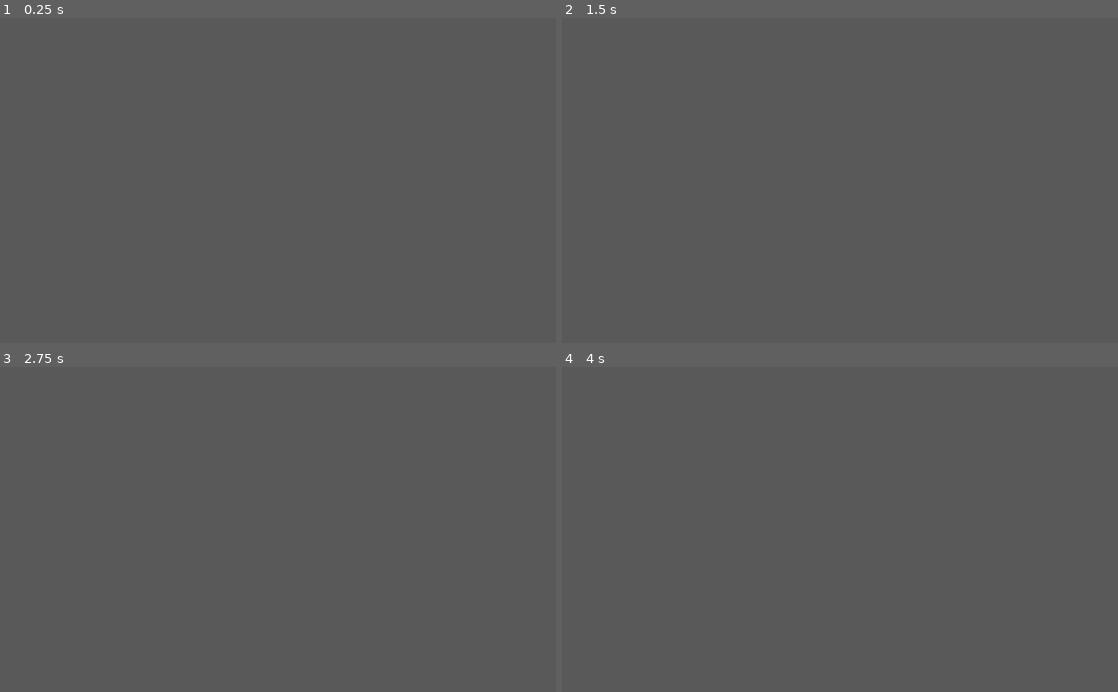
Above: before the commit, frames 1-4 (two rows, left to right).
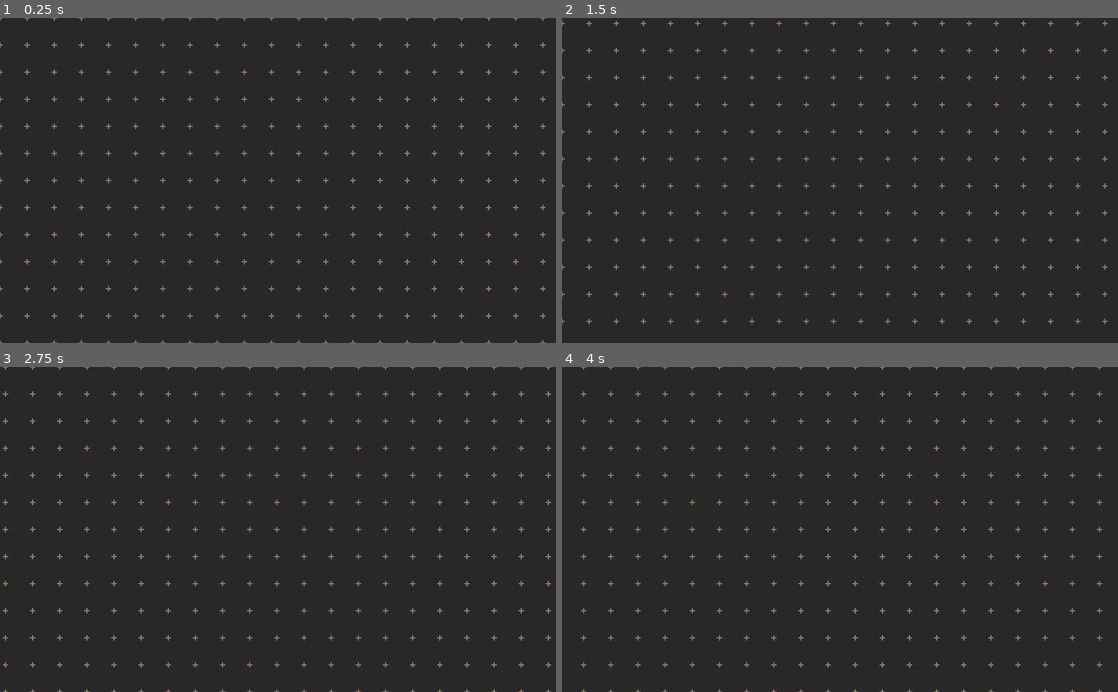
Above: after the commit, the same moments.

Repository: battw/does-compute-2
Game: Godot game, scene res://Main/Main.tscn
The game is run twice, just before and just after one commit, with the same random seed, the same clock (stepped at 60 frames per second) and the same inputs.
Inputs (mouse positions are in pixels of both pictures, inside the frame that each line leads up to):
- Up to frame 1 (0.25 s): no input
- Up to frame 2 (1.5 s): tap Enter at 0.5 s; move the mouse to (962, 164) at 0.52 s; hold Right (right) 0.53-1.28 s; hold Right mouse button (change_mode) 0.53-1.28 s; click (962, 164) at 0.67 s; tap Space at 1.25 s; move the mouse to (728, 196) at 1.27 s; hold Down (down) from 1.28 s (still down); click (728, 196) at 1.35 s
- Up to frame 3 (2.75 s): tap Enter at 2 s; move the mouse to (333, 458) at 2.02 s; release Down (down) at 2.03 s; hold Right (right) from 2.03 s (still down); hold Right mouse button (change_mode) from 2.03 s (still down)
- Up to frame 4 (4 s): tap Space at 2.75 s; move the mouse to (812, 594) at 2.77 s; release Right (right) at 2.78 s; release Right mouse button (change_mode) at 2.78 s; hold Up (up) 2.78-3.53 s; click (812, 594) at 2.85 s; tap Enter at 3.5 s; move the mouse to (1006, 578) at 3.52 s; hold Left (left) from 3.53 s (still down); hold Right mouse button (change_mode) from 3.53 s (still down)

The runs differ from the first frame. In frame 1, 100% of the frame differs, in the area x 0-100%, y 0-100%; in frame 2, 99%; in frame 3, 100%; in frame 4, 100%.

Commit message:
Snap grid marked with visible crosses. Plus better colors

Diff:
--- a/Arrow/Arrow.gd
+++ b/Arrow/Arrow.gd
@@ -3,7 +3,7 @@
 onready var dot = preload("res://Dot/Dot.tscn")
 var inv = false setget set_inv, get_inv
 var hit = false # the Arrow has been hit by a Dot since the last tick
-var other_color = Color(30,30,30) # swaps between this and the main color when arrows are inverted.
+var other_color = Color(0,0,0) # swaps between this and the main color when arrows are inverted.
 signal arrow_clicked(arrow)
 
 func get_inv():
--- a/Arrow/Arrow.tscn
+++ b/Arrow/Arrow.tscn
@@ -13,10 +13,10 @@
 }
 
 [node name="Polygon2D" type="Polygon2D" parent="."]
-color = Color( 0.784314, 0.784314, 0.784314, 1 )
+color = Color( 0.921569, 0.858824, 0.698039, 1 )
 polygon = PoolVector2Array( -10, 10, -10, -10, 20, 0 )
 script = ExtResource( 2 )
-other_color = Color( 0.196078, 0.196078, 0.196078, 1 )
+other_color = Color( 0.4, 0.360784, 0.329412, 1 )
 
 [node name="Area2D" type="Area2D" parent="."]
 gravity = 0.0
--- /dev/null
+++ b/Cross.tscn
@@ -0,0 +1,9 @@
+[gd_scene format=2]
+
+[node name="Cross" type="Node2D"]
+
+[node name="vert" type="Line2D" parent="."]
+points = PoolVector2Array( 0, -5, 0, 5, 0, 0, 5, 0, -5, 0 )
+width = 2.0
+default_color = Color( 0.572549, 0.513726, 0.454902, 1 )
+texture_mode = 0
--- a/Dot/Dot.tscn
+++ b/Dot/Dot.tscn
@@ -14,7 +14,7 @@
 speed = 100.0
 
 [node name="Circle" type="Polygon2D" parent="."]
-color = Color( 0.878431, 0.247059, 0.247059, 1 )
+color = Color( 0.984314, 0.286275, 0.203922, 1 )
 script = ExtResource( 2 )
 radius = 7
 
--- a/Main/Main.gd
+++ b/Main/Main.gd
@@ -2,6 +2,7 @@
 
 export var move_speed = 200
 export var snap_grid_size = 50
+export var background_color = Color(100,30,30)
 
 var arrow = preload("res://Arrow/Arrow.tscn")
 var current_arrow
@@ -14,8 +15,8 @@
 
 
 var viewport_offset setget , get_viewport_offset
-#func _ready():
-#	VisualServer.set_default_clear_color(Color(0, 0, 0))
+func _ready():
+	VisualServer.set_default_clear_color(background_color)
 
 func get_viewport_offset():
 	return get_viewport().canvas_transform.get_origin()
@@ -44,9 +45,14 @@
 		move += Vector2.RIGHT
 	if event.is_action_pressed("right"):
 		move += Vector2.LEFT
-	if event.is_action_released("up") or event.is_action_released("down") \
-		or event.is_action_released("left") or event.is_action_released("right"):
-		move = Vector2.ZERO
+	if event.is_action_released("up"):
+		move -= Vector2.DOWN
+	if event.is_action_released("down"):
+		move -= Vector2.UP
+	if event.is_action_released("left"):
+		move -= Vector2.RIGHT
+	if event.is_action_released("right"):
+		move -= Vector2.LEFT
 
 	match input_mode:
 		ADD:
--- a/Main/Main.tscn
+++ b/Main/Main.tscn
@@ -6,35 +6,24 @@
 [ext_resource path="res://Saver/Saver.tscn" type="PackedScene" id=4]
 
 [sub_resource type="RectangleShape2D" id=1]
-extents = Vector2( 808.667, 134.617 )
+extents = Vector2( 1000, 1000 )
 
 [node name="Main" type="Node"]
 script = ExtResource( 1 )
+background_color = Color( 0.156863, 0.156863, 0.156863, 1 )
 
 [node name="Tick" type="Timer" parent="."]
 autostart = true
 script = ExtResource( 2 )
 
 [node name="PlayArea" type="Area2D" parent="."]
-position = Vector2( 516.757, 304.754 )
-scale = Vector2( 0.199999, 1 )
 collision_layer = 0
 script = ExtResource( 3 )
-__meta__ = {
-"_edit_group_": true
-}
 
 [node name="CollisionShape2D" type="CollisionShape2D" parent="PlayArea"]
 show_behind_parent = true
-position = Vector2( 0, 2.65002 )
-scale = Vector2( 5.64, 5.8 )
+position = Vector2( 1000, 1000 )
 shape = SubResource( 1 )
-
-[node name="BackgroundGrid" type="GridContainer" parent="PlayArea"]
-margin_left = -4568.0
-margin_top = -775.0
-margin_right = 4572.0
-margin_bottom = 785.0
 
 [node name="Saver" parent="." instance=ExtResource( 4 )]
 
--- a/Main/PlayArea.gd
+++ b/Main/PlayArea.gd
@@ -1,6 +1,30 @@
 extends Area2D
+
+var Cross = preload("res://Cross.tscn")
+export var cross_scale = 1
+
 
 func exited(area2d):
 	var d = area2d.find_parent("*Dot*")
 	if d != null:
 		d.queue_free()
+
+func _ready():
+	var main = get_tree().root.find_node("Main", true, false)
+	if !main:
+		print("Background grid can't find main")
+		return
+	var extents = $CollisionShape2D.shape.extents
+	if !extents:
+		print("Can't get PlayArea extents")
+		return
+
+	var rows = int(2 * extents.y / main.snap_grid_size) + 1
+	var cols = int(2 * extents.x / main.snap_grid_size) + 1
+	for r in range(rows):
+		for c in range(cols):
+			var cross = Cross.instance()
+			cross.scale = Vector2.ONE * cross_scale
+			cross.position = Vector2(c * main.snap_grid_size, r * main.snap_grid_size)
+
+			self.add_child(cross)
--- a/project.godot
+++ b/project.godot
@@ -126,4 +126,6 @@
 
 [rendering]
 
-environment/default_clear_color=Color( 0.352941, 0.352941, 0.352941, 1 )
+quality/intended_usage/framebuffer_allocation=0
+quality/intended_usage/framebuffer_allocation.mobile=0
+environment/default_clear_color=Color( 0.588235, 0.588235, 0.588235, 1 )
